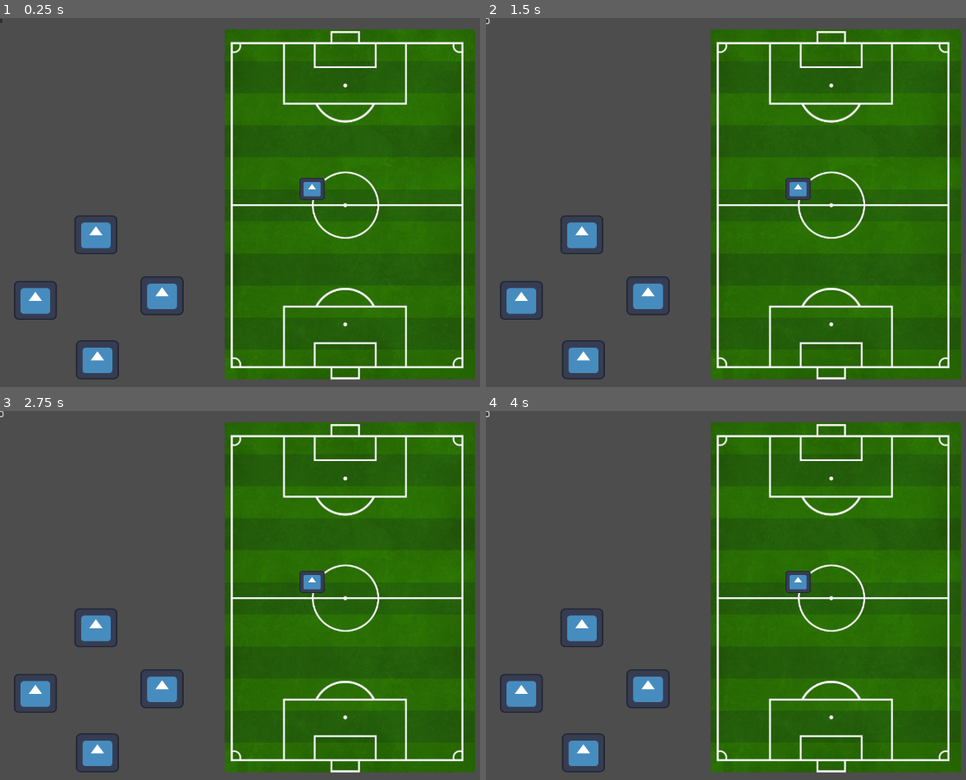
Above: before the commit, frames 1-4 (two rows, left to right).
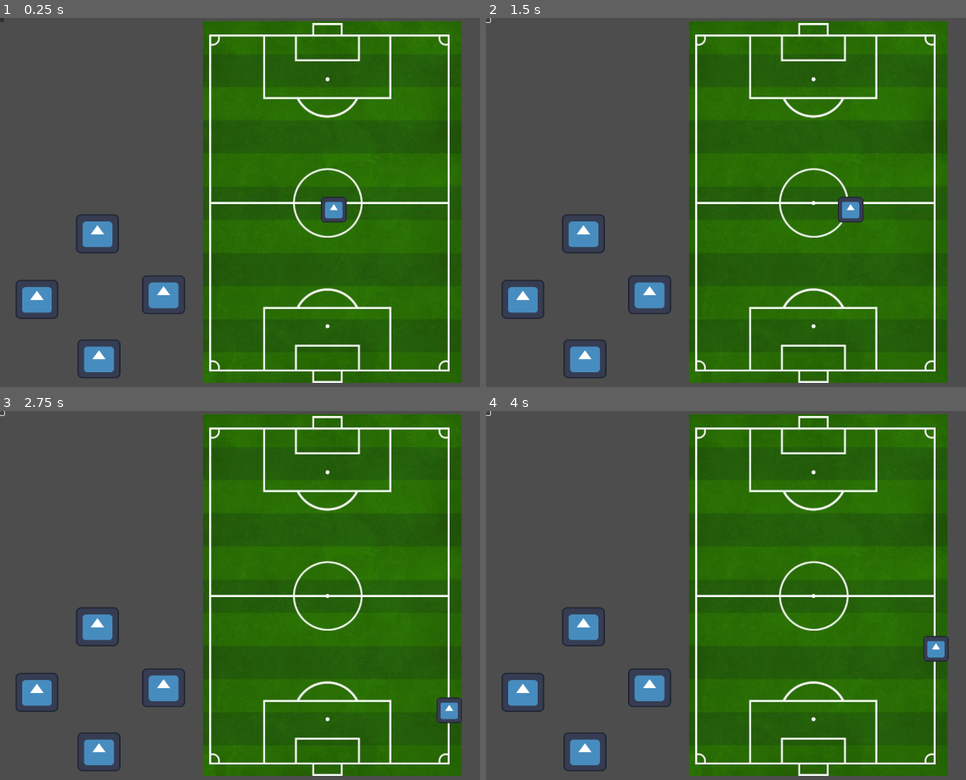
Above: after the commit, the same moments.

Repository: batmanonabike/fanatical_football
Game: Godot game, scene res://game.tscn
Two runs of this game, one before a commit and one after it. Both use one fixed random seed, a clock stepped at 60 frames per second and the inputs below. The engine's default icon, where the game draws it, is replaced by a stand-in: a white triangle on a blue panel in a dark square.
Inputs (mouse positions are in pixels of both pictures, inside the frame that each line leads up to):
- Up to frame 1 (0.25 s): no input
- Up to frame 2 (1.5 s): click (486, 21) at 0.5 s; tap Enter at 1.25 s; hold D (right) from 1.28 s (still down)
- Up to frame 3 (2.75 s): release D (right) at 2.03 s; hold S (backward) from 2.03 s (still down)
- Up to frame 4 (4 s): release S (backward) at 2.78 s; hold D (right) 2.78-3.53 s; tap Space at 3.5 s; hold W (forward) from 3.53 s (still down)

The runs differ from the first frame. In frame 1, 17% of the frame differs, in the area x 0-99%, y 0-99%; in frame 2, 17%; in frame 3, 17%; in frame 4, 17%.
Error before the commit: Parse Error: Cannot find property "normalize" on base "Vector2". (res://player/player.gd:19)

Commit message:
Finish player and map

Diff:
--- a/game.tscn
+++ b/game.tscn
@@ -7,14 +7,11 @@
 [node name="Game" type="Node2D"]
 
 [node name="Map" parent="." instance=ExtResource("1_t2f4w")]
-position = Vector2(929, -72)
+position = Vector2(900, -89)
 rotation = 1.5708
-scale = Vector2(0.677, 0.677)
+scale = Vector2(0.7, 0.7)
 
 [node name="Controls" parent="." instance=ExtResource("2_ator1")]
 
 [node name="Player" parent="." instance=ExtResource("3_60qic")]
 position = Vector2(651, 374)
-
-[node name="Camera2D" type="Camera2D" parent="."]
-position = Vector2(643, 358)
--- a/map/map.tscn
+++ b/map/map.tscn
@@ -1,6 +1,12 @@
-[gd_scene load_steps=2 format=3 uid="uid://bugcix34kjk5f"]
+[gd_scene load_steps=4 format=3 uid="uid://bugcix34kjk5f"]
 
 [ext_resource type="Texture2D" uid="uid://ds06cc0xpq4ov" path="res://assets/Lines_On_A_Football_Pitch.jpg" id="1_xtbj0"]
+
+[sub_resource type="RectangleShape2D" id="RectangleShape2D_ojnxh"]
+size = Vector2(1189, 89)
+
+[sub_resource type="RectangleShape2D" id="RectangleShape2D_l0ukl"]
+size = Vector2(129, 710)
 
 [node name="Node2D" type="Node2D"]
 
@@ -8,3 +14,31 @@
 position = Vector2(640, 360)
 scale = Vector2(1.441, 1.441)
 texture = ExtResource("1_xtbj0")
+
+[node name="Collisions" type="Node2D" parent="."]
+
+[node name="Node2D" type="Node2D" parent="Collisions"]
+
+[node name="StaticBody2D" type="StaticBody2D" parent="Collisions/Node2D"]
+collision_layer = 16
+collision_mask = 16
+
+[node name="CollisionShape2D" type="CollisionShape2D" parent="Collisions/Node2D/StaticBody2D"]
+position = Vector2(603.5, -46.5)
+shape = SubResource("RectangleShape2D_ojnxh")
+
+[node name="CollisionShape2D2" type="CollisionShape2D" parent="Collisions/Node2D/StaticBody2D"]
+position = Vector2(67.5, 362)
+shape = SubResource("RectangleShape2D_l0ukl")
+
+[node name="StaticBody2D2" type="StaticBody2D" parent="Collisions/Node2D"]
+position = Vector2(1280, 720)
+rotation = 3.14159
+
+[node name="CollisionShape2D" type="CollisionShape2D" parent="Collisions/Node2D/StaticBody2D2"]
+position = Vector2(603.5, -46.5)
+shape = SubResource("RectangleShape2D_ojnxh")
+
+[node name="CollisionShape2D2" type="CollisionShape2D" parent="Collisions/Node2D/StaticBody2D2"]
+position = Vector2(67.5, 362)
+shape = SubResource("RectangleShape2D_l0ukl")
--- a/player/player.gd
+++ b/player/player.gd
@@ -1,20 +1,23 @@
 extends CharacterBody2D
 
 
-const SPEED = 300.0
+const SPEED: float = 300.0
 
 
 func _physics_process(delta):
 
-	var direction_x = Input.get_axis("left", "right")
-	var direction_y = Input.get_axis("forward", "backward")
+	var direction_x: float = Input.get_axis("left", "right")
+	var direction_y: float = Input.get_axis("forward", "backward")
 	if direction_x:
 		velocity.x = direction_x * SPEED
 	else:
-		velocity.x = move_toward(velocity.x, 0, SPEED)
+		velocity.x = 0
+		#velocity.x = move_toward(velocity.x, 0, SPEED)
 	if direction_y:
 		velocity.y = direction_y * SPEED
 	else:
-		velocity.y = move_toward(velocity.y, 0, SPEED)
-	velocity = velocity.normalize()
-	move_and_slide()
+		velocity.y = 0
+		#velocity.y = move_toward(velocity.y, 0, SPEED)
+	velocity = velocity.normalized() * SPEED
+	var collision: KinematicCollision2D = move_and_collide(velocity * delta)
+	print(collision)
--- a/player/player.tscn
+++ b/player/player.tscn
@@ -1,12 +1,20 @@
-[gd_scene load_steps=3 format=3 uid="uid://dpgpn61kkwak5"]
+[gd_scene load_steps=4 format=3 uid="uid://dpgpn61kkwak5"]
 
 [ext_resource type="Script" path="res://player/player.gd" id="1_1jdsb"]
 [ext_resource type="Texture2D" uid="uid://c3rxj6tujyk3i" path="res://icon.svg" id="2_breoj"]
 
+[sub_resource type="RectangleShape2D" id="RectangleShape2D_0hmd5"]
+size = Vector2(51, 48)
+
 [node name="Player" type="CharacterBody2D"]
+collision_layer = 17
+collision_mask = 17
 script = ExtResource("1_1jdsb")
 
 [node name="Sprite2D" type="Sprite2D" parent="."]
-position = Vector2(-39.5, -42.5)
-scale = Vector2(0.382812, 0.335938)
+scale = Vector2(0.383, 0.383)
 texture = ExtResource("2_breoj")
+
+[node name="Collisions" type="CollisionShape2D" parent="."]
+position = Vector2(-1.5, -1)
+shape = SubResource("RectangleShape2D_0hmd5")
--- a/project.godot
+++ b/project.godot
@@ -44,6 +44,11 @@
 ]
 }
 
+[layer_names]
+
+2d_physics/layer_1="Physics"
+2d_physics/layer_5="Collisions"
+
 [rendering]
 
 renderer/rendering_method="gl_compatibility"
